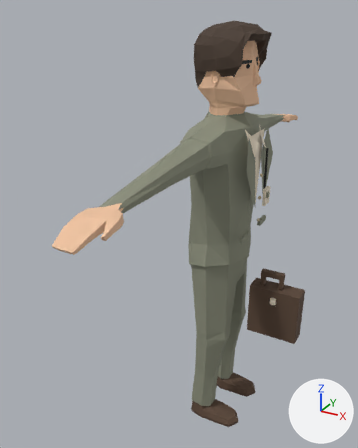
Renders of the glTF model public/assets/characters/office/office-yumin.glb from each side of a commit.
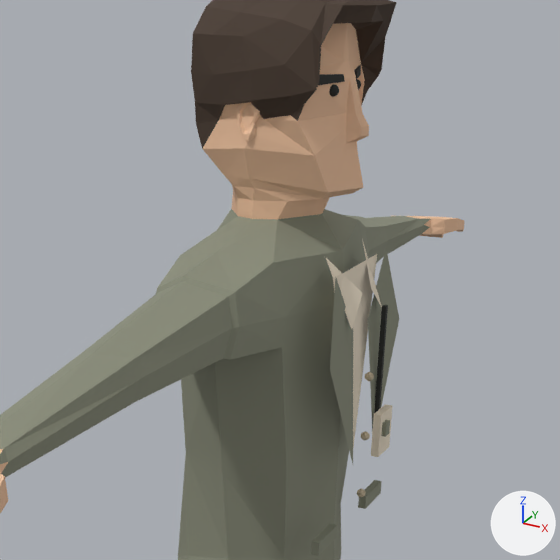
Each version is shown whole from a 50 mm camera at (0.83, -1.95, 1.95) aimed at (-0.18, -0.12, 1.04), then close up on the part from 34% to 93% of the width and 7% to 55% of the height. Lighting does not change. The marker at lower right points along +X, +Y and +Z. The last two pictures show the newer version. Where no turn or scale is listed for an object, it has been applied to the vertices.

In view in the first close-up: 'Collar', 'Collar.001', 'Human_Mesh', 'ID badge', 'Shirt inset', 'Tailored lapel', 'Tailored lapel.001' and 7 more.
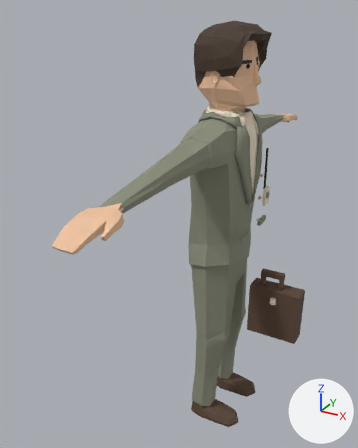
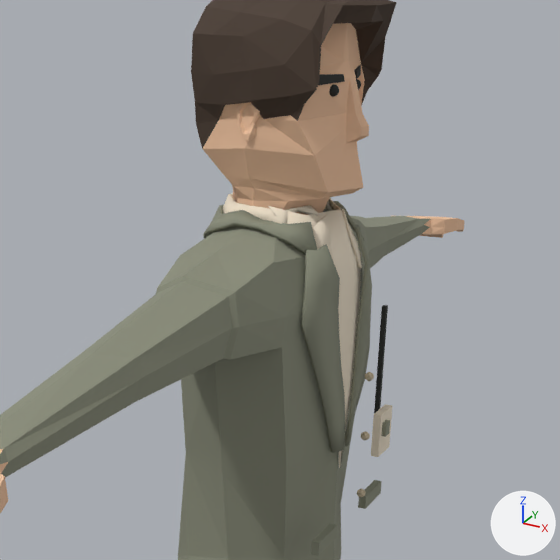
The change in detail:
Mesh me_office_yumin_fit_shirt_v is new.
It has 66 vertices, 128 faces and spans x 0.014..0.123, y -0.1..0.1, z 1.118..1.567.
It uses material mat_shirt (pale yellow #f1e4ce).
Mesh me_office_yumin_fit_shirt_collar is new.
It has 92 vertices, 172 faces and spans x -0.119..0.117, y -0.113..0.115, z 1.448..1.561.
It uses material mat_shirt (pale yellow #f1e4ce).
Mesh me_office_yumin_fit_lapel is new.
It has 156 vertices, 300 faces and spans x -0.139..0.134, y -0.143..0.145, z 1.157..1.555.
It uses material mat_coat (grey #8b8e7b).
Object 'Collar' (ob_collar) is deleted.
Object 'Collar.001' (ob_collar_001) is deleted.
Object 'Shirt inset' (ob_shirt_inset) is deleted.
Object 'Tailored lapel' (ob_tailored_lapel) is deleted.
Object 'Tailored lapel.001' (ob_tailored_lapel_001) is deleted.
Object 'office-yumin_Fit_shirt_v' (ob_office_yumin_fit_shirt_v) is new; it shows me_office_yumin_fit_shirt_v.
Its location is (0.0, 0.0, 0.002).
Object 'office-yumin_Fit_shirt_collar' (ob_office_yumin_fit_shirt_collar) is new; it shows me_office_yumin_fit_shirt_collar.
Its location is (0.0, 0.0, 0.002).
Object 'office-yumin_Fit_lapel' (ob_office_yumin_fit_lapel) is new; it shows me_office_yumin_fit_lapel.
Its location is (0.0, 0.0, 0.002).

What differs and where, as boxes (x1, y1, x2, y2) in the close-ups (560 x 560 px):
'office-yumin_Fit_lapel', added
    after: (203, 201, 372, 453)
'office-yumin_Fit_shirt_v', added (pale yellow)
    after: (268, 198, 361, 468)
'Tailored lapel', deleted
    before: (330, 278, 353, 463)
'Tailored lapel.001', deleted
    before: (368, 249, 399, 431)
'Shirt inset', deleted (pale yellow)
    before: (333, 254, 377, 448)
'office-yumin_Fit_shirt_collar', added (pale yellow)
    after: (222, 193, 362, 268)
'Collar', deleted (pale yellow)
    before: (326, 258, 363, 329)
'Collar.001', deleted
    before: (362, 239, 382, 307)
